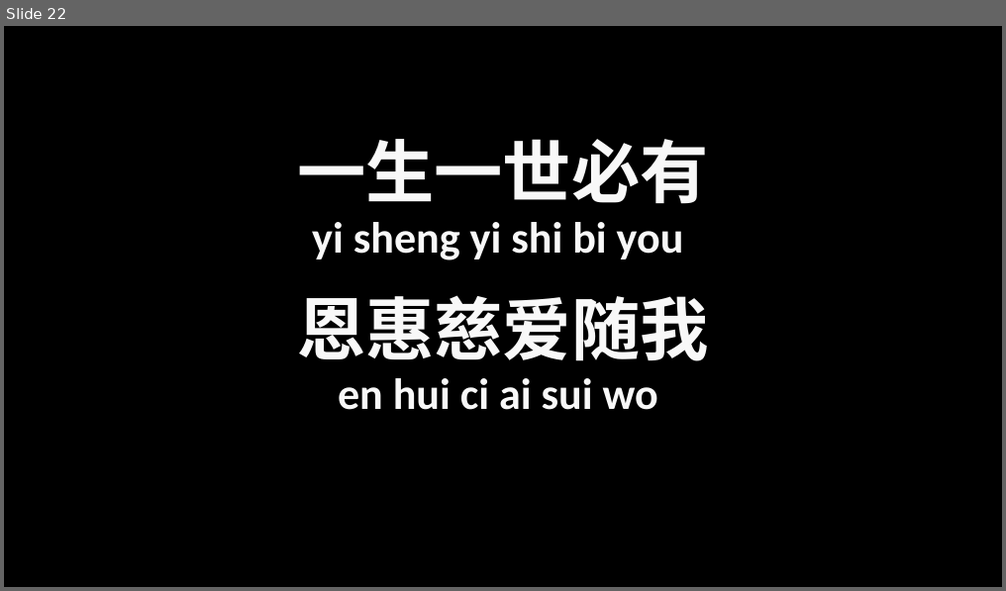
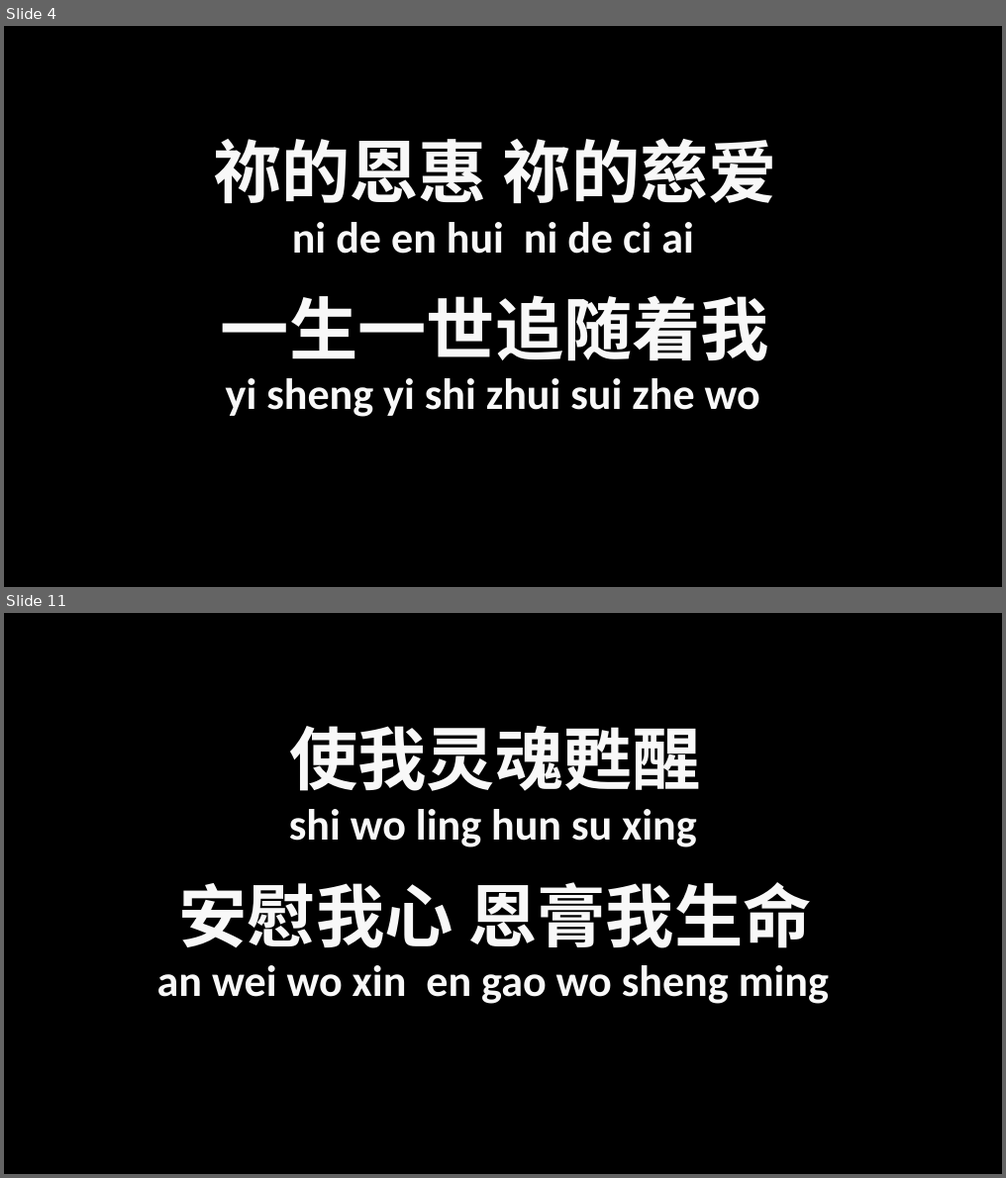
Before and after one commit to HowHow06/pptGenerator, a slide deck: output.pptx. Shown one above the other, each under a label of ours: slide 22 before the commit, slides 4 and 11 after it; the slides between them are not shown. The pictures are 1006x591 and 1006x1178 pixels, drawn with LibreOffice and Linux fonts; fonts in the diff are those of the drawing; background and template pictures are left out. Boxes give left, top, right and bottom in pixels: in the first picture for what was removed or moved away, otherwise in the second. Text is boxed around its words. In the diff, an @@ line names an element or a change of style, - is before the commit and + after.

Commit message:
update: correct pinyin
ha li lu ya, hang -> xing

```diff
--- a/output.pptx
+++ b/output.pptx
@@ slide 11 added at bbox=[4, 613, 1002, 1174], background picture (left out) @@
@@ text added at bbox=[289, 726, 701, 791], 66 pt, text #F8F8F8, bold @@
+使我灵魂甦醒
@@ text added at bbox=[289, 809, 697, 848], 42 pt, text #F8F8F8, bold @@
+shi wo ling hun su xing
@@ text added at bbox=[178, 882, 811, 949], 66 pt, text #F8F8F8, bold @@
+安慰我心 恩膏我生命
@@ text added at bbox=[157, 965, 829, 1004], 42 pt, text #F8F8F8, bold @@
+an wei wo xin en gao wo sheng ming
@@ what was slide 22 is now slide 4 @@
@@ slide 4 changed as well @@
@@ text at bbox=[213, 138, 777, 204]: text changed @@
-一生一世必有
+祢的恩惠 祢的慈爱
@@ text at bbox=[292, 222, 694, 254]: text changed @@
-yi sheng yi shi bi you
+ni de en hui ni de ci ai
@@ text at bbox=[221, 295, 769, 362]: text changed @@
-恩惠慈爱随我
+一生一世追随着我
@@ text at bbox=[226, 378, 760, 417]: text changed @@
-en hui ci ai sui wo
+yi sheng yi shi zhui sui zhe wo
```
Also in this commit, not shown: 4 other slides changed, 5 other slides added, 30 slides removed, 4 other files.
